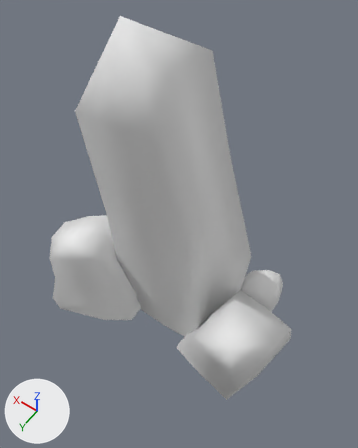
Renders of the OBJ model Danki2/Assets/Meshes/Environment/Natural/Rocks/Stone_Rune2.obj from each side of a commit.
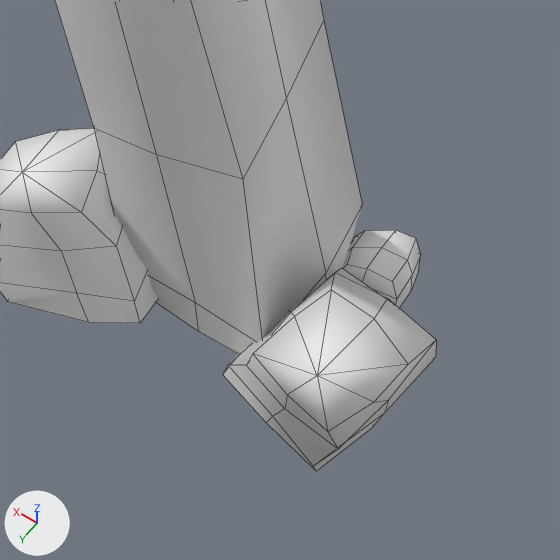
There are two pictures of each version: one whole from a 50 mm camera at (2.39, 1.67, 6.77) aimed at (4.48, -1.26, 2.16), one close up on the part from 16% to 100% of the width and 33% to 100% of the height. The lights are fixed; the arrows at lower left show +X, +Y and +Z. The close-ups show mesh edges as thin lines. Where no turn or scale is listed for an object, it has been applied to the vertices.

Objects in the first close-up: 'Stone_Rune2'.
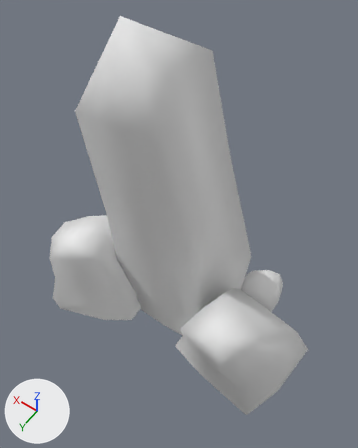
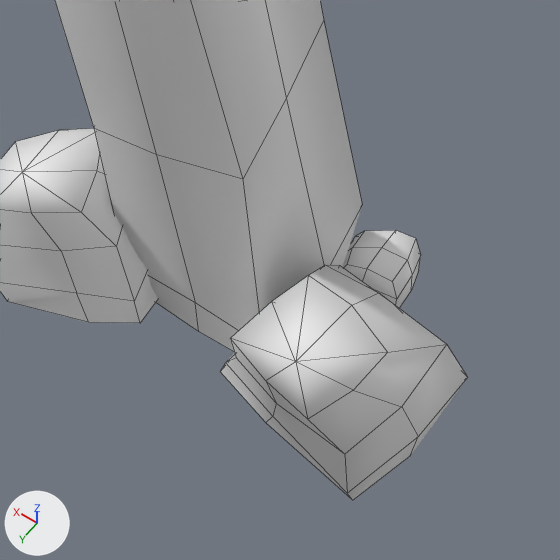
The newer file is also turned or shifted as a whole; pictures and numbers use the older file's frame.

Diff of the bpy script that builds the scene:
```diff
--- a/Danki2/Assets/Meshes/Environment/Natural/Rocks/Stone_Rune2.obj.py
+++ b/Danki2/Assets/Meshes/Environment/Natural/Rocks/Stone_Rune2.obj.py
@@ me_stone_rune2 @@
 me_stone_rune2.from_pydata(...)  # 149 vertices, 136 faces; spans x 2.85..6.57, y -2.62..-0.24, z -0.21..4.85
 # used by ob_stone_rune2; location = (0.0, 0.0, 0.0)
 # before: 69 (2.86, -0.72, 1.93) at pixel (408, 364), 70 (3.14, -0.8, 2.04) at pixel (374, 318), 71 (3.45, -0.85, 1.97) at pixel (331, 289), 72 (2.92, -0.48, 1.78) at pixel (373, 402), 73 (3.24, -0.37, 1.92) at pixel (317, 375)
 # before: 74 (3.55, -0.62, 1.89) at pixel (294, 316), 75 (3.06, -0.24, 1.62) at pixel (327, 431), 76 (3.36, -0.27, 1.69) at pixel (287, 394), 77 (3.65, -0.34, 1.74) at pixel (252, 353), 80 (4.19, -0.78, -0.05) at pixel (222, 374)
 # before: 82 (4.17, -1.39, -0.09), 95 (4.12, -0.76, 0.23) at pixel (228, 365), 96 (3.97, -1.34, 0.39)
-me_stone_rune2.vertices[66].co = (3.12, -1.62, -0.15)
-me_stone_rune2.vertices[68].co = (3.84, -1.9, -0.04)
-me_stone_rune2.vertices[78].co = (3.2, -0.6, -0.15)  # pixel (316, 471)
-me_stone_rune2.vertices[81].co = (3.03, -1.15, -0.21)  # pixel (372, 427)
-me_stone_rune2.vertices[83].co = (2.85, -1.31, 1.26)  # pixel (436, 339)
-me_stone_rune2.vertices[84].co = (2.92, -0.84, 1.1)  # pixel (388, 399)
-me_stone_rune2.vertices[85].co = (3.04, -0.45, 0.92)  # pixel (338, 449)
-me_stone_rune2.vertices[86].co = (3.46, -0.46, 0.96)  # pixel (284, 408)
-me_stone_rune2.vertices[87].co = (3.83, -0.55, 0.98)  # pixel (246, 365)
-me_stone_rune2.vertices[88].co = (3.77, -0.99, 1.13)  # pixel (290, 312)
-me_stone_rune2.vertices[89].co = (3.66, -1.38, 1.23)  # pixel (335, 272)
-me_stone_rune2.vertices[90].co = (3.26, -1.38, 1.29)  # pixel (387, 298)
-me_stone_rune2.vertices[91].co = (2.87, -1.67, 0.36)  # pixel (435, 357)
-me_stone_rune2.vertices[92].co = (2.98, -1.13, 0.21)  # pixel (384, 413)
-me_stone_rune2.vertices[93].co = (3.21, -0.55, 0.06)  # pixel (313, 466)
-me_stone_rune2.vertices[97].co = (3.8, -1.84, 0.51)  # pixel (341, 267)
+# me_stone_rune2 part 1
+for i in [80, 82, 95, 96]: me_stone_rune2.vertices[i].co += Vector((0.03, -0.01, 0.01))
+for i in [69, 72, 75]: me_stone_rune2.vertices[i].co += Vector((0.13, 0.0, 0.0))
+for i in [70, 73, 76]: me_stone_rune2.vertices[i].co += Vector((0.15, 0.0, 0.0))
+for i in [71, 74, 77]: me_stone_rune2.vertices[i].co += Vector((0.16, 0.0, 0.0))
+me_stone_rune2.vertices[66].co = (2.79, -1.6, -0.17)
+me_stone_rune2.vertices[68].co = (3.87, -1.9, -0.04)
+me_stone_rune2.vertices[78].co = (2.87, -0.58, -0.16)  # pixel (352, 500)
+me_stone_rune2.vertices[81].co = (2.69, -1.13, -0.22)  # pixel (410, 455)
+me_stone_rune2.vertices[83].co = (2.78, -1.32, 1.26)  # pixel (446, 344)
+me_stone_rune2.vertices[84].co = (2.83, -0.84, 1.11)  # pixel (401, 406)
+me_stone_rune2.vertices[85].co = (2.99, -0.45, 0.92)  # pixel (344, 454)
+me_stone_rune2.vertices[86].co = (3.52, -0.46, 0.96)  # pixel (276, 403)
+me_stone_rune2.vertices[87].co = (3.91, -0.55, 0.99)  # pixel (236, 357)
+me_stone_rune2.vertices[88].co = (3.85, -0.99, 1.13)
+me_stone_rune2.vertices[89].co = (3.75, -1.38, 1.23)  # pixel (325, 264)
+me_stone_rune2.vertices[90].co = (3.33, -1.38, 1.29)  # pixel (378, 292)
+me_stone_rune2.vertices[91].co = (2.6, -1.65, 0.37)  # pixel (467, 377)
+me_stone_rune2.vertices[92].co = (2.69, -1.11, 0.21)  # pixel (418, 436)
+me_stone_rune2.vertices[93].co = (2.92, -0.53, 0.04)  # pixel (347, 493)
+me_stone_rune2.vertices[97].co = (3.83, -1.84, 0.51)  # pixel (339, 265)
```

Where the change shows, as pixel boxes [x1, y1, x2, y2] in the close-ups (560 x 560 px; the box of a moved part takes in the faces that stretch with it):
'Stone_Rune2', reshaped: before [0, 0, 436, 471]; after [0, 0, 468, 500]
part 1 of me_stone_rune2, moved or reshaped: before [223, 268, 436, 471]; after [221, 265, 468, 500]
